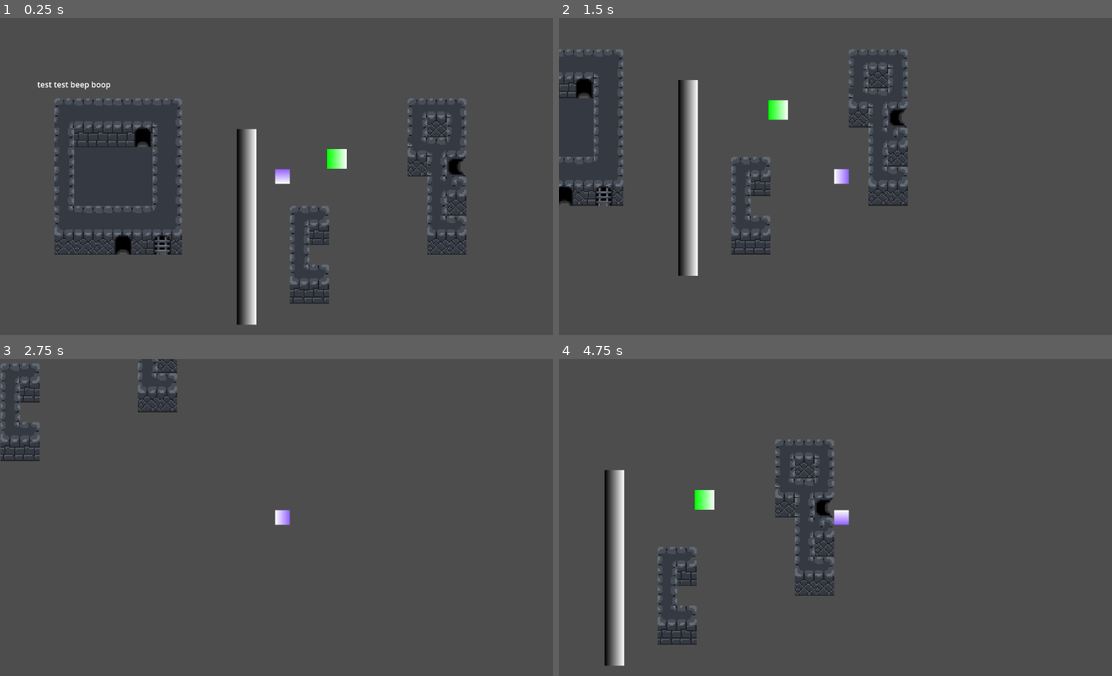
Above: before the commit, frames 1-4 (two rows, left to right).
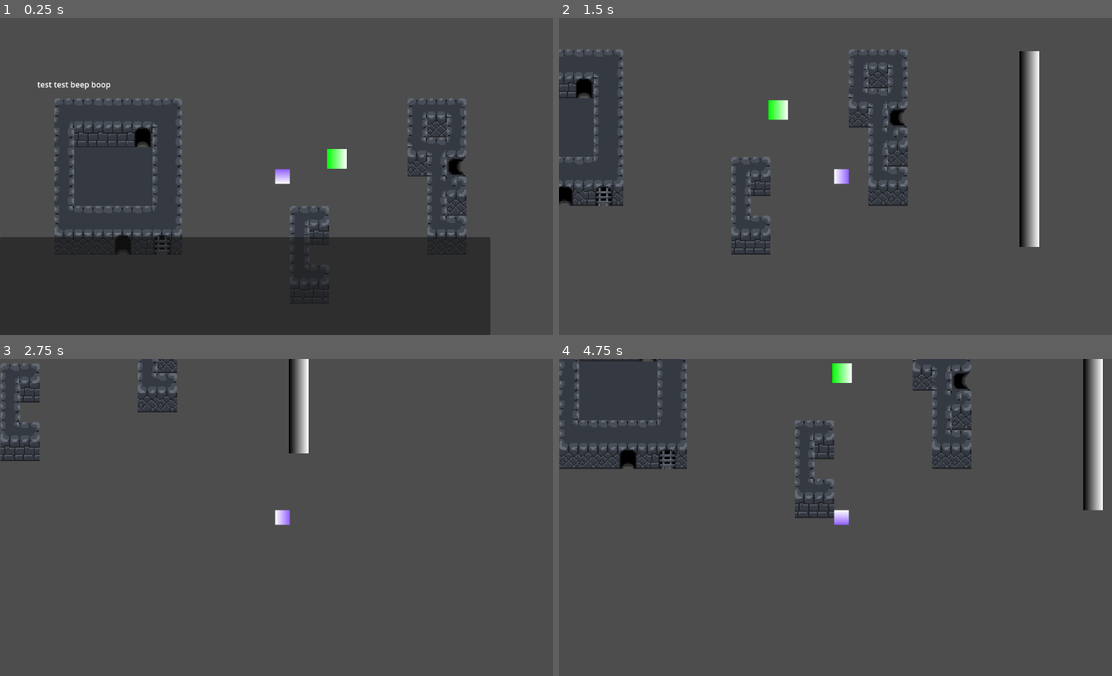
Above: after the commit, the same moments.

Repository: spdskatr/perplex-temple
Game: Godot game, scene res://scenes/test_spdskatr.tscn
Two runs of this game, one before a commit and one after it. Both use one fixed random seed, a clock stepped at 60 frames per second and the inputs below. This scene is started directly instead of the project's main scene.
Inputs:
- Up to frame 1 (0.25 s): no input
- Up to frame 2 (1.5 s): tap Enter (accept, bound only after the commit) at 0.5, 0.8, 1.35 s; hold Right (right) 0.53-1.28 s; hold Shift (shift) 0.53-1.28 s; hold Down (down) from 1.28 s (still down)
- Up to frame 3 (2.75 s): tap Shift (shift) at 1.55 s; release Down (down) at 2.03 s; hold Right (right) from 2.03 s (still down); hold Shift (shift) from 2.03 s (still down); tap Enter (accept, bound only after the commit) at 2.3 s
- Up to frame 4 (4.75 s): release Right (right) at 2.78 s; release Shift (shift) at 2.78 s; hold Up (up) 2.78-3.53 s; tap Enter (accept, bound only after the commit) at 2.85, 3.8, 4.35 s; tap Shift (shift) at 3.05, 4.55 s; hold Shift (shift) 3.53-4.28 s; hold Left (left) from 3.53 s (still down)

The runs differ from the first frame. In frame 1, 26% of the frame differs, in the area x 0-89%, y 34-100%; in frame 2, 3.6%; in frame 3, 0.9%; in frame 4, 16%.

Commit message:
Add dialogue box

Diff:
--- a/project.godot
+++ b/project.godot
@@ -24,21 +24,25 @@
 left={
 "deadzone": 0.5,
 "events": [Object(InputEventKey,"resource_local_to_scene":false,"resource_name":"","device":-1,"window_id":0,"alt_press …(195 unchanged characters)…
+, Object(InputEventKey,"resource_local_to_scene":false,"resource_name":"","device":-1,"window_id":0,"alt_pressed":false,"shift_pressed":false,"ctrl_pressed":false,"meta_pressed":false,"pressed":false,"keycode":0,"physical_keycode":65,"key_label":0,"unicode":97,"location":0,"echo":false,"script":null)
 ]
 }
 right={
 "deadzone": 0.5,
 "events": [Object(InputEventKey,"resource_local_to_scene":false,"resource_name":"","device":-1,"window_id":0,"alt_press …(195 unchanged characters)…
+, Object(InputEventKey,"resource_local_to_scene":false,"resource_name":"","device":-1,"window_id":0,"alt_pressed":false,"shift_pressed":false,"ctrl_pressed":false,"meta_pressed":false,"pressed":false,"keycode":0,"physical_keycode":68,"key_label":0,"unicode":100,"location":0,"echo":false,"script":null)
 ]
 }
 up={
 "deadzone": 0.5,
 "events": [Object(InputEventKey,"resource_local_to_scene":false,"resource_name":"","device":-1,"window_id":0,"alt_press …(195 unchanged characters)…
+, Object(InputEventKey,"resource_local_to_scene":false,"resource_name":"","device":-1,"window_id":0,"alt_pressed":false,"shift_pressed":false,"ctrl_pressed":false,"meta_pressed":false,"pressed":false,"keycode":0,"physical_keycode":87,"key_label":0,"unicode":119,"location":0,"echo":false,"script":null)
 ]
 }
 down={
 "deadzone": 0.5,
 "events": [Object(InputEventKey,"resource_local_to_scene":false,"resource_name":"","device":-1,"window_id":0,"alt_press …(195 unchanged characters)…
+, Object(InputEventKey,"resource_local_to_scene":false,"resource_name":"","device":-1,"window_id":0,"alt_pressed":false,"shift_pressed":false,"ctrl_pressed":false,"meta_pressed":false,"pressed":false,"keycode":0,"physical_keycode":83,"key_label":0,"unicode":115,"location":0,"echo":false,"script":null)
 ]
 }
 shift={
@@ -47,6 +51,13 @@
 , Object(InputEventKey,"resource_local_to_scene":false,"resource_name":"","device":-1,"window_id":0,"alt_pressed":false …(186 unchanged characters)…
 ]
 }
+accept={
+"deadzone": 0.5,
+"events": [Object(InputEventKey,"resource_local_to_scene":false,"resource_name":"","device":-1,"window_id":0,"alt_pressed":false,"shift_pressed":false,"ctrl_pressed":false,"meta_pressed":false,"pressed":false,"keycode":0,"physical_keycode":4194309,"key_label":0,"unicode":0,"location":0,"echo":false,"script":null)
+, Object(InputEventKey,"resource_local_to_scene":false,"resource_name":"","device":-1,"window_id":0,"alt_pressed":false,"shift_pressed":false,"ctrl_pressed":false,"meta_pressed":false,"pressed":false,"keycode":0,"physical_keycode":90,"key_label":0,"unicode":122,"location":0,"echo":false,"script":null)
+, Object(InputEventMouseButton,"resource_local_to_scene":false,"resource_name":"","device":-1,"window_id":0,"alt_pressed":false,"shift_pressed":false,"ctrl_pressed":false,"meta_pressed":false,"button_mask":1,"position":Vector2(330, 6),"global_position":Vector2(339, 52),"factor":1.0,"button_index":1,"canceled":false,"pressed":true,"double_click":false,"script":null)
+]
+}
 
 [rendering]
 
--- /dev/null
+++ b/scenes/scripts/dialogue.gd
@@ -0,0 +1,35 @@
+extends Panel
+
+@export var text_speed: float = 0.05  # Speed of text appearing
+var dialogue_queue = []
+var is_typing = false
+
+@onready var label = $Label  # Adjust this path if needed
+
+func show_text(new_text: String):
+	if is_typing:
+		return  # Prevent new text while typing
+	dialogue_queue.append(new_text)
+	if dialogue_queue.size() == 1:
+		_process_text()
+
+func _process_text():
+	if dialogue_queue.is_empty():
+		return
+
+	var text_to_display = dialogue_queue.pop_front()
+	is_typing = true
+	label.text = ""
+
+	for char in text_to_display:
+		label.text += char
+		await get_tree().create_timer(text_speed).timeout  # Simulates typing effect
+
+	is_typing = false
+
+func _unhandled_input(event):
+	if event.is_action_pressed("accept") and not is_typing:
+		if dialogue_queue.is_empty():
+			hide()  # Hide the text box when dialogue is finished
+		else:
+			_process_text()
--- a/scenes/scripts/test_spdskatr/level.gd
+++ b/scenes/scripts/test_spdskatr/level.gd
@@ -1,10 +1,10 @@
 extends Node2D
 
-var player : CharacterBody2D = null
+@onready var player : CharacterBody2D = get_node("Player")
+@onready var textbox : Panel = get_node("UILayer/Panel")
 
 # Called when the node enters the scene tree for the first time.
 func _ready() -> void:
-	player = get_node("Player")
 	pass # Replace with function body.
 
 
@@ -15,6 +15,8 @@
 
 func _on_pad_body_entered(body: Node2D) -> void:
 	# You can do some game logic here idk
+	textbox.show()
+	textbox.show_text("You stepped on the pad!")
 	print(body)
 	pass # Replace with function body.
 
--- a/scenes/test_spdskatr.tscn
+++ b/scenes/test_spdskatr.tscn
@@ -6,6 +6,7 @@
 [ext_resource type="PackedScene" uid="uid://plc656plpuek" path="res://scenes/objects/base_pad.tscn" id="3_0vvmf"]
 [ext_resource type="Texture2D" uid="uid://bekgnb1j07inf" path="res://assets/gate.png" id="3_tb3rr"]
 [ext_resource type="Texture2D" uid="uid://bfxppuxqlj1b6" path="res://assets/wall tileset.png" id="5_ec8v4"]
+[ext_resource type="Script" path="res://scenes/scripts/dialogue.gd" id="7_41itj"]
 
 [sub_resource type="TileSetAtlasSource" id="TileSetAtlasSource_vvd5u"]
 texture = ExtResource("5_ec8v4")
@@ -241,7 +242,7 @@
 text = "test test beep boop"
 
 [node name="Wall" parent="." instance=ExtResource("2_8lnho")]
-position = Vector2(427, 303)
+position = Vector2(1123, 244)
 scale = Vector2(1, 10)
 
 [node name="Pad" parent="." instance=ExtResource("3_0vvmf")]
@@ -264,6 +265,22 @@
 [node name="CollisionShape2D" type="CollisionShape2D" parent="Door3"]
 position = Vector2(838, 181)
 shape = SubResource("RectangleShape2D_8gwwp")
+
+[node name="UILayer" type="CanvasLayer" parent="."]
+
+[node name="Panel" type="Panel" parent="UILayer"]
+anchors_preset = 2
+anchor_top = 1.0
+anchor_bottom = 1.0
+offset_top = -200.0
+offset_right = 1000.0
+grow_vertical = 0
+script = ExtResource("7_41itj")
+
+[node name="Label" type="Label" parent="UILayer/Panel"]
+layout_mode = 0
+offset_right = 40.0
+offset_bottom = 23.0
 
 [connection signal="body_entered" from="Pad" to="." method="_on_pad_body_entered"]
 [connection signal="body_entered" from="Door1" to="." method="_on_door_1_body_entered"]
Not shown: 1 places in scenes/test_spdskatr.tscn that only renumber resources
